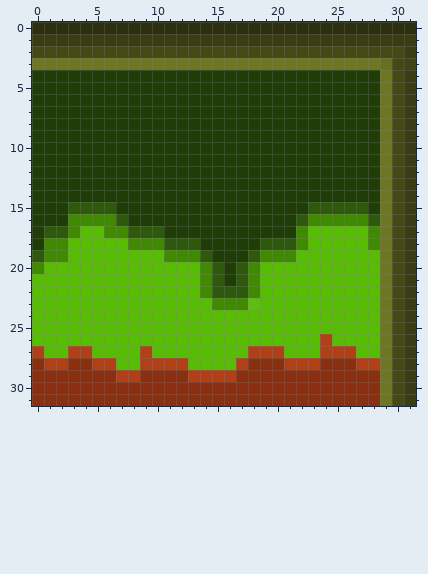
Edited in one commit: pixel-art sprite (Assets/Jogo/32px/BlocoFase2/terraDireita.png). The picture above was drawn from the file before the commit.
The file is 32x32 pixels. Colours within 5 levels of each other are drawn and written as one.
The same view after the edit:
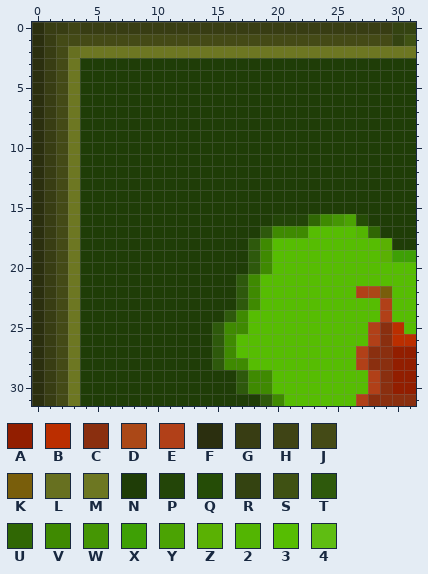
Palette (. is transparent): A #921e00  B #bb2e00  C #8a2f0f  D #ab4817  E #b14018  F #2b2f0f  G #383d13  H #3f4415  J #444a16  K #795e0b  L #677020  M #6d7722  N #1f3d07  P #234508  Q #254c06  R #344311  S #3f5113  T #2e590c  U #306704  V #3f8a01  W #459604  X #3ea005  Y #4ba303  Z #5ab103  2 #53b502  3 #56bd02  4 #5fbd12
Diff:
@@ x 0..31 @@
- 0 FFFFFFFFFFFFFFFFFFFFFFFFFFFFFFFF
- 1 GGGGGGGGGGGGGGGGGGGGGGGGGGGGGGGG
- 2 JJJJJJJJJJJJJJJJJJJJJJJJJJJJJJJG
- 3 MMMMMMMMMMMMMMMMMMMMMMMMMMMMMLJH
- 4 NNNNNNNNNNNNNNNNNNNNNNNNNNNNNMJG
- 5 NNNNNNNNNNNNNNNNNNNNNNNNNNNNNMJG
- 6 NNNNNNNNNNNNNNNNNNNNNNNNNNNNNMJG
- 7 NNNNNNNNNNNNNNNNNNNNNNNNNNNNNMJG
- 8 NNNNNNNNNNNNNNNNNNNNNNNNNNNNNMJG
- 9 NNNNNNNNNNNNNNNNNNNNNNNNNNNNNMJG
-10 NNNNNNNNNNNNNNNNNNNNNNNNNNNNNMJG
-11 NNNNNNNNNNNNNNNNNNNNNNNNNNNNNMJG
-12 NNNNNNNNNNNNNNNNNNNNNNNNNNNNNMJG
-13 NNNNNNNNNNNNNNNNNNNNNNNNNNNNNMJG
-14 NNNNNNNNNNNNNNNNNNNNNNNNNNNNNMJG
-15 NNNTTTTNNNNNNNNNNNNNNNNTTTTTNMJG
-16 NNNVVVVTNNNNNNNNNNNNNNTVVVVVTMJG
-17 NTTV33VVTTTNNNNNNNNNNNV33333VMJG
-18 NVV33333VVVTTTNNNNNTTTV33333VMJG
-19 TVV33333333VVVTNNNTVVV3333333MJG
-20 V3333333333333VTNTV3333333333MJG
-21 33333333333333VTNTV3333333333MJG
-22 33333333333333VTTTV3333333333MJG
-23 333333333333333VVV43333333333MJG
-24 33333333333333333333333333333MJG
-25 33333333333333333333333333333MJG
-26 333333333333333333333333E3333MJG
-27 E33EE3333E33333333EEE333EEE33MJG
-28 CEECCEE33EEEE3333ECCCEEECCCEEMJG
-29 CCCCCCCEECCCCEEEECCCCCCCCCCCCMJG
-30 CCCCCCCCCCCCCCCCCCCCCCCCCCCCCMJG
-31 CCCCCCCCCCCCCCCCCCCCCCCCCCCCCMJG
+ 0 FGGHGGGGGGGGGGGGGGGGGGGGGGGGGGRR
+ 1 FGJJJJJJJJJJJJJJJJJJJJJJJJJJJJRS
+ 2 FGJLMMMMMMMMMMMMMMMMMMMMMMMMMMMM
+ 3 FGJMNNNNNNNNNNNNNNNNNNNNNNNNNNNN
+ 4 FGJMNNNNNNNNNNNNNNNNNNNNNNNNNNNN
+ 5 FGJMNNNNNNNNNNNNNNNNNNNNNNNNNNNN
+ 6 FGJMNNNNNNNNNNNNNNNNNNNNNNNNNNNN
+ 7 FGJMNNNNNNNNNNNNNNNNNNNNNNNNNNNN
+ 8 FGJMNNNNNNNNNNNNNNNNNNNNNNNNNNNN
+ 9 FGJMNNNNNNNNNNNNNNNNNNNNNNNNNNNN
+10 FGJMNNNNNNNNNNNNNNNNNNNNNNNNNNNN
+11 FGJMNNNNNNNNNNNNNNNNNNNNNNNNNNNN
+12 FGJMNNNNNNNNNNNNNNNNNNNNNNNNNNNN
+13 FGJMNNNNNNNNNNNNNNNNNNNNNNNNNNNN
+14 FGJMNNNNNNNNNNNNNNNNNNNNNNNNNNNN
+15 FGJMNNNNNNNNNNNNNNNNNNNNNNNNNNNN
+16 FGJMNNNNNNNNNNNNNNNNPPPUVWYQNNNN
+17 FGJMNNNNNNNNNNNNNNNTVVV33332UNNN
+18 FGJMNNNNNNNNNNNNNNTV333333333ZNN
+19 FGJMNNNNNNNNNNNNNNTV333333333ZXX
+20 FGJMNNNNNNNNNNNNNNTV333333333333
+21 FGJMNNNNNNNNNNNNNTV3333333333333
+22 FGJMNNNNNNNNNNNNNTV33333333EDK33
+23 FGJMNNNNNNNNNNNNNTV3333333333E33
+24 FGJMNNNNNNNNNNNNTV33333333333E33
+25 FGJMNNNNNNNNNNNTVV3333333333ECB3
+26 FGJMNNNNNNNNNNNTV33333333333ECBB
+27 FGJMNNNNNNNNNNNTV3333333333ECCAA
+28 FGJMNNNNNNNNNNNTVV333333333ECCAA
+29 FGJMNNNNNNNNNNNNNTVV33333333ECAA
+30 FGJMNNNNNNNNNNNNNTVV33333333ECAA
+31 FGJMNNNNNNNNNNNNNNNTV333333ECCCC
Changed places in both pictures, as pixel boxes (x1, y1, x2, y2):
changed: (32, 22, 416, 406)
